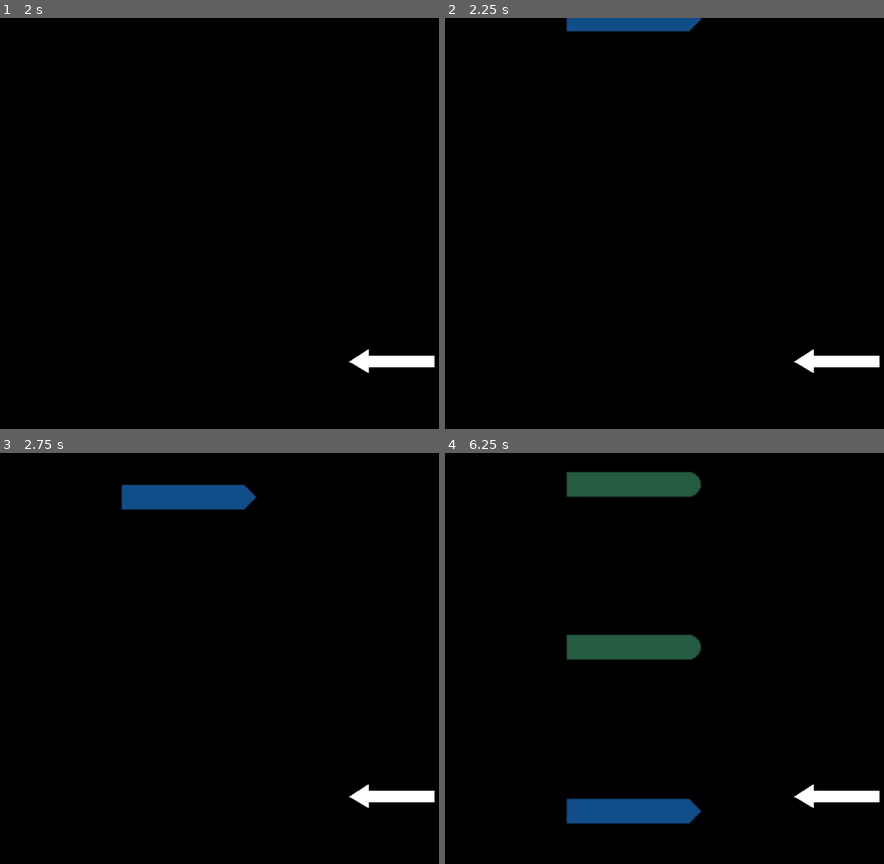
Above: before the commit, frames 1-4 (two rows, left to right).
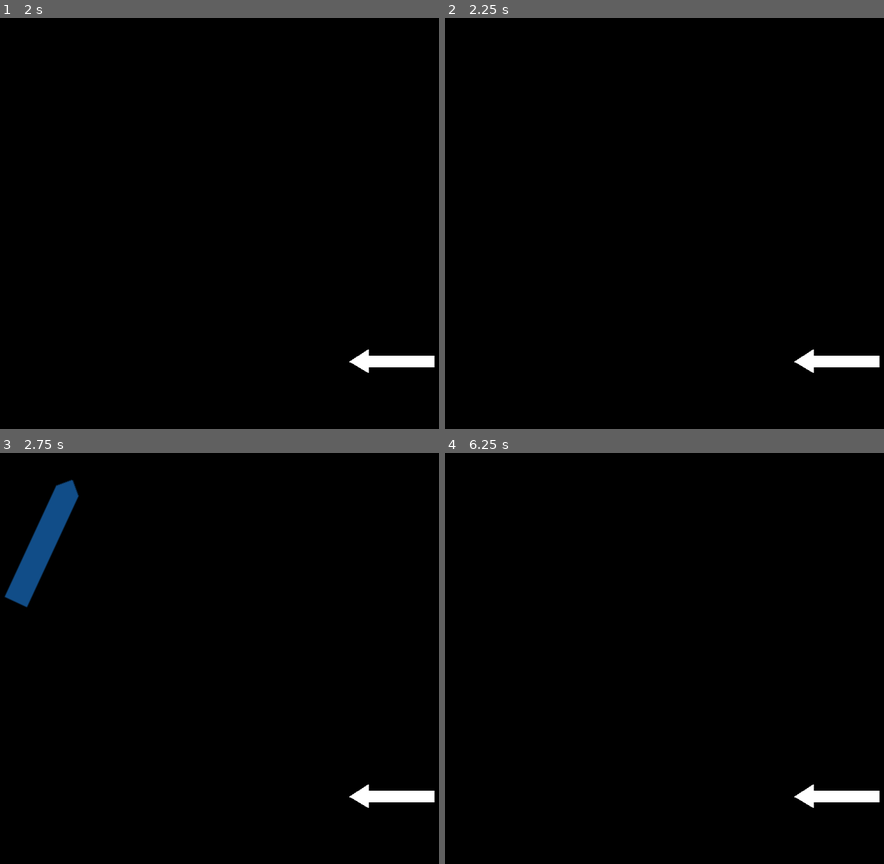
Above: after the commit, the same moments.

Repository: jastadj/homunculus
Game: Godot game, scene res://World.tscn
Same seed, same stepped clock (60 frames per second), same inputs: the game is played once before the commit and once after it.
Inputs:
- Up to frame 1 (2 s): tap Enter at 0.5 s; tap Space at 1.25 s
- Up to frame 2 (2.25 s): tap Enter at 2 s
- Up to frame 3 (2.75 s): no input
- Up to frame 4 (6.25 s): no input

Frame 1 is identical in both runs. In frame 2, 1.0% of the frame differs, in the area x 27-59%, y 0-4%; in frame 3, 3.7%; in frame 4, 5.6%, in the area x 27-59%, y 4-91%.

Commit message:
rotating proteins

Diff:
--- a/GameController.gd
+++ b/GameController.gd
@@ -19,6 +19,9 @@
 # player controller
 var player
 
+# left path
+var leftPath
+
 # timer / speed
 var mytimer
 
@@ -38,6 +41,9 @@
 	player = get_node("/root/World/Player")
 	player.connect("pressed_protein", self, "submitProtein")
 
+	# get left path node
+	leftPath = get_node("/root/World/LeftPath")
+
 	# setup timer
 	mytimer = Timer.new()
 	add_child(mytimer)
@@ -46,21 +52,18 @@
 	mytimer.connect("timeout", self, "nextSpawn")
 	mytimer.start()
 
+
 func nextSpawn():
-
-	speed += 0.1
-	if speed > maxSpeed:
-		speed = maxSpeed
-
-	spawnDelay -= 0.1
-	if spawnDelay < minSpawnDelay:
-		spawnDelay = minSpawnDelay
 
 	mytimer.set_wait_time(spawnDelay)
 	mytimer.start()
-	spawnProtein(randi()%4, true)
+	spawnLeftProtein(randi()%4)
 
-func spawnProtein(ptype, nisleft):
+func spawnLeftProtein(ptype):
+	leftPath.spawnLeftProtein(ptype)
+	pass
+
+func spawnProtein_old(ptype, nisleft):
 	var proteinScene = load("res://protein.tscn")
 	var protein = proteinScene.instance()
 
@@ -86,6 +89,14 @@
 	print("proteins in area : " + str(plist.size()) )
 
 	for p in plist:
-		print("protein pos: " + str(p.get_parent().position) )
-		var newprotein = spawnProtein(protein, false)
-		newprotein.position.y = p.get_parent().position.y
+		print("protein pos: " + str(p.get_parent().get_parent().position) )
+		p.get_parent().get_parent().setCompliment(protein)
+
+func ScoreEmpty():
+	print("Score empty")
+
+func ScoreGood():
+	print("Score good")
+
+func ScoreBad():
+	print("Score bad")
--- /dev/null
+++ b/LeftPath.gd
@@ -0,0 +1,10 @@
+extends Path2D
+
+func spawnLeftProtein(ptype):
+	var leftpathproteinscene = load("res://leftpathprotein.tscn")
+	var leftpathprotein = leftpathproteinscene.instance()
+	add_child(leftpathprotein)
+	leftpathprotein.init(ptype)
+
+func _ready():
+	pass
--- /dev/null
+++ b/PathFollow2D.gd
@@ -0,0 +1,61 @@
+extends PathFollow2D
+
+export(float) var speed
+
+signal compliment_empty
+signal compliment_bad
+signal compliment_good
+
+func init(ptype):
+	get_child(0).set_frame(ptype)
+	get_child(1).texture = null
+
+
+func _ready():
+
+	# connect signals to game controller
+	var gc = get_node("/root/World")
+	connect("compliment_empty", gc, "ScoreEmpty")
+	connect("compliment_bad", gc, "ScoreBad")
+	connect("compliment_good", gc, "ScoreGood")
+
+
+	set_process(true)
+
+
+func _process(delta):
+
+	# move object along path
+	unit_offset += speed
+
+	# protein is being deleted once off screen
+	if unit_offset > 0.85:
+
+		# determine if protein has proper matching protein
+		if get_child(1).texture == null:
+			emit_signal("compliment_empty")
+
+		queue_free()
+
+func setCompliment(ptype):
+
+	# if compliment has already been assigned, ignore
+	if get_child(1).texture != null:
+		return
+
+	get_child(1).texture = load("res://atgc.png")
+	get_child(1).set_frame(ptype)
+
+	var p = get_child(0).frame
+	var cp = get_child(1).frame
+
+	if p == 0 && cp == 1:
+		emit_signal("compliment_good")
+	elif p == 1 && cp == 0:
+		emit_signal("compliment_good")
+	elif p == 2 && cp == 3:
+		emit_signal("compliment_good")
+	elif p == 3 && cp == 2:
+		emit_signal("compliment_good")
+	else:
+		emit_signal("compliment_bad")
--- a/World.tscn
+++ b/World.tscn
@@ -1,9 +1,10 @@
-[gd_scene load_steps=7 format=2]
+[gd_scene load_steps=8 format=2]
 
 [ext_resource path="res://GameController.gd" type="Script" id=1]
 [ext_resource path="res://Player.gd" type="Script" id=2]
 [ext_resource path="res://InputAreaSprite.tscn" type="PackedScene" id=3]
 [ext_resource path="res://InputArea.gd" type="Script" id=4]
+[ext_resource path="res://LeftPath.gd" type="Script" id=5]
 
 [sub_resource type="RectangleShape2D" id=1]
 
@@ -14,10 +15,10 @@
 
 bake_interval = 5.0
 _data = {
-"points": PoolVector2Array( 0, 0, -34.3767, -65.0701, 237.551, 191.823, 68.7533, 154.695, -34.3767, -54.0205, -3.08513, 3.97881, 0, 0, 0, 0, -170.057, -26.7146 )
+"points": PoolVector2Array( 0, 0, 0, 0, -302.622, 130.904, 0, 0, 0, 0, -128.032, 176.31, 0, 0, 22.5846, 2.86789, -24.7325, 185.533, -13.9119, -4.48418, 16.2896, 3.42404, 29.0256, 196.864, -14.4748, -5.6834, 10.6648, 5.92796, 66.9724, 208.986, -11.9431, -6.80115, 16.0879, 9.22247, 98.0678, 224.534, -11.1956, -12.1, 8.69543, 9.07283, 132.062, 249.568, -10.0469, -18.2891, 6.1706, 14.1154, 157.096, 285.671, -4.28515, -14.2891, 5.95594, 17.7516, 173, 327, -2.78562, -10.7397, 3.69314, 15.1114, 184.035, 365.126, -2.23319, -13.0675, 1.9412, 19.0885, 192.397, 401.216, -1.3176, -15.0206, 1.3176, 12.649, 195.918, 437.307, -0.52704, -19.5005, 0.79056, 24.7709, 198, 512, 0, 0, 0, 0, 200, 563, 0, 0, 0, 0, 200.457, 637.365, 0, 0, 0, 0, 201.36, 696.027, 0, 0, 0, 0, 201.36, 764.617, 0, 0, 0, 0, 207.677, 848.55 )
 }
 
-[node name="World" type="Node" index="0"]
+[node name="World" type="Node"]
 
 script = ExtResource( 1 )
 speed = 2.0
@@ -52,19 +53,8 @@
 
 shape = SubResource( 1 )
 
-[node name="Path2D" type="Path2D" parent="." index="3"]
+[node name="LeftPath" type="Path2D" parent="." index="3"]
 
-position = Vector2( 127.09, 86.6957 )
+position = Vector2( -31, -2 )
 curve = SubResource( 2 )
-_sections_unfolded = [ "Material", "Pause", "Transform", "Visibility", "Z Index" ]
-
-[node name="PathFollow2D" type="PathFollow2D" parent="Path2D" index="0"]
-
-position = Vector2( -164.517, -22.0993 )
-offset = 0.0
-h_offset = 0.0
-v_offset = 0.0
-rotate = true
-cubic_interp = true
-loop = true
-lookahead = 4.0
+script = ExtResource( 5 )
--- /dev/null
+++ b/leftpathprotein.tscn
@@ -0,0 +1,33 @@
+[gd_scene load_steps=4 format=2]
+
+[ext_resource path="res://PathFollow2D.gd" type="Script" id=1]
+[ext_resource path="res://protein_path.tscn" type="PackedScene" id=2]
+[ext_resource path="res://atgc.png" type="Texture" id=3]
+
+[node name="PathFollow2D" type="PathFollow2D"]
+
+position = Vector2( -302.622, 130.904 )
+rotation = 0.145512
+offset = 0.0
+h_offset = 0.0
+v_offset = 0.0
+rotate = true
+cubic_interp = true
+loop = true
+lookahead = 4.0
+script = ExtResource( 1 )
+speed = 0.008
+
+[node name="Sprite" parent="." index="0" instance=ExtResource( 2 )]
+
+position = Vector2( 9.20572, -97.6577 )
+
+[node name="Sprite2" type="Sprite" parent="." index="1"]
+
+position = Vector2( 9.25638, -275.413 )
+rotation = 1.5708
+scale = Vector2( 2, 2 )
+texture = ExtResource( 3 )
+vframes = 4
+frame = 1
+_sections_unfolded = [ "Animation", "Transform" ]
--- /dev/null
+++ b/protein_path.tscn
@@ -0,0 +1,32 @@
+[gd_scene load_steps=3 format=2]
+
+[ext_resource path="res://atgc.png" type="Texture" id=1]
+
+[sub_resource type="RectangleShape2D" id=1]
+
+custom_solver_bias = 0.0
+extents = Vector2( 31.309, 32.4863 )
+
+[node name="Sprite" type="Sprite" index="0"]
+
+rotation = -1.5708
+scale = Vector2( 2, 2 )
+texture = ExtResource( 1 )
+vframes = 4
+_sections_unfolded = [ "Animation", "Transform" ]
+
+[node name="Area2D" type="Area2D" parent="." index="0"]
+
+position = Vector2( -0.238515, -0.0407095 )
+scale = Vector2( 1.54509, 0.291288 )
+input_pickable = true
+gravity_vec = Vector2( 0, 1 )
+gravity = 98.0
+linear_damp = 0.1
+angular_damp = 1.0
+audio_bus_override = false
+audio_bus_name = "Master"
+
+[node name="CollisionShape2D" type="CollisionShape2D" parent="Area2D" index="0"]
+
+shape = SubResource( 1 )
